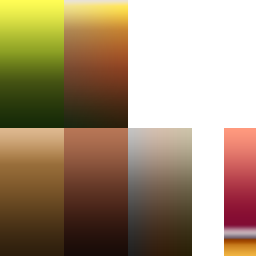
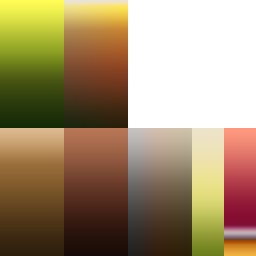
The second 256 × 256 image is a revision of the first. Changes to its layers:
added layer "Verlaufsfüllung 1 Kopie 7" above "Verlaufsfüllung 1 Kopie 4" over box(192, 128, 224, 256)
